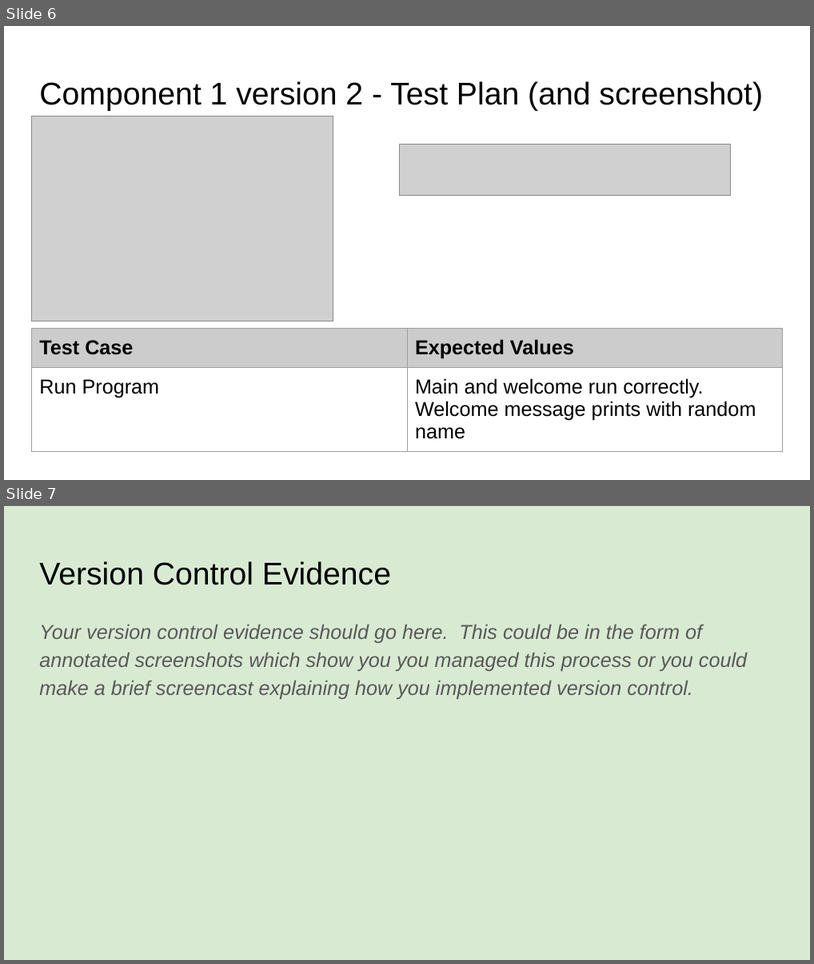
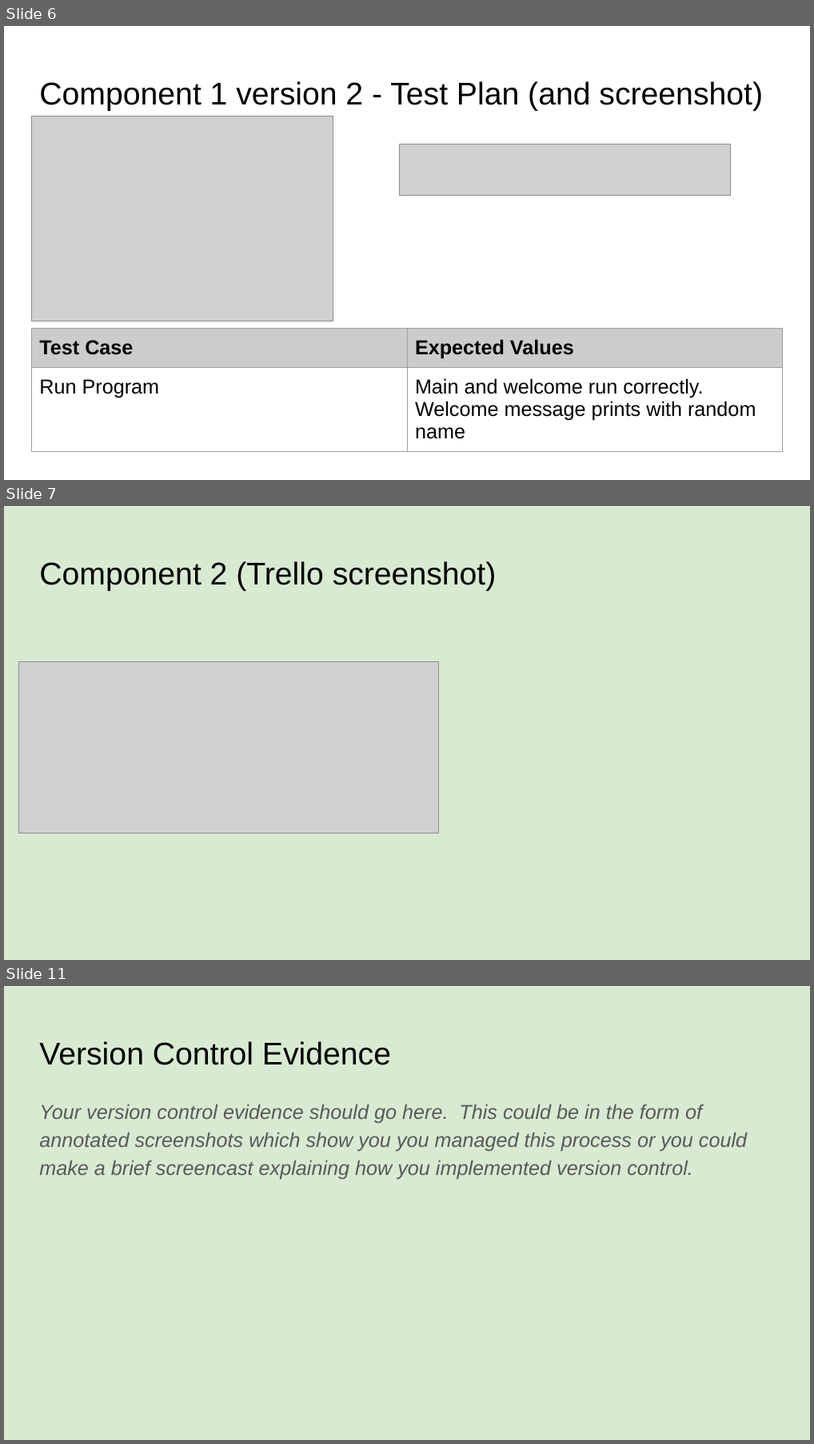
Before and after one commit to danielpereira16/pizzabot, a slide deck: 022_91893+_+91897+Documentation.pptx. Shown one above the other, each under a label of ours: slides 6 and 7 before the commit, slides 6, 7 and 11 after it; the slides between them are not shown. The pictures are 814x964 and 814x1444 pixels, drawn with LibreOffice and Linux fonts; fonts in the diff are those of the drawing; grey boxes stand for pictures. Boxes give left, top, right and bottom in pixels: in the first picture for what was removed or moved away, otherwise in the second. Text is boxed around its words. In the diff, an @@ line names an element or a change of style, - is before the commit and + after.

```diff
--- a/022_91893+_+91897+Documentation.pptx
+++ b/022_91893+_+91897+Documentation.pptx
@@ slide 7 added at (x1=4, y1=506, x2=810, y2=960), background #D9EAD3 @@
@@ title added at (x1=39, y1=561, x2=497, y2=591), 28 pt, text #000000 @@
+Component 2 (Trello screenshot)
@@ picture added at (x1=19, y1=662, x2=438, y2=833) @@
@@ what was slide 7 is now slide 11 @@
```
Also in this commit, not shown: 3 other slides added, 3 other files.
